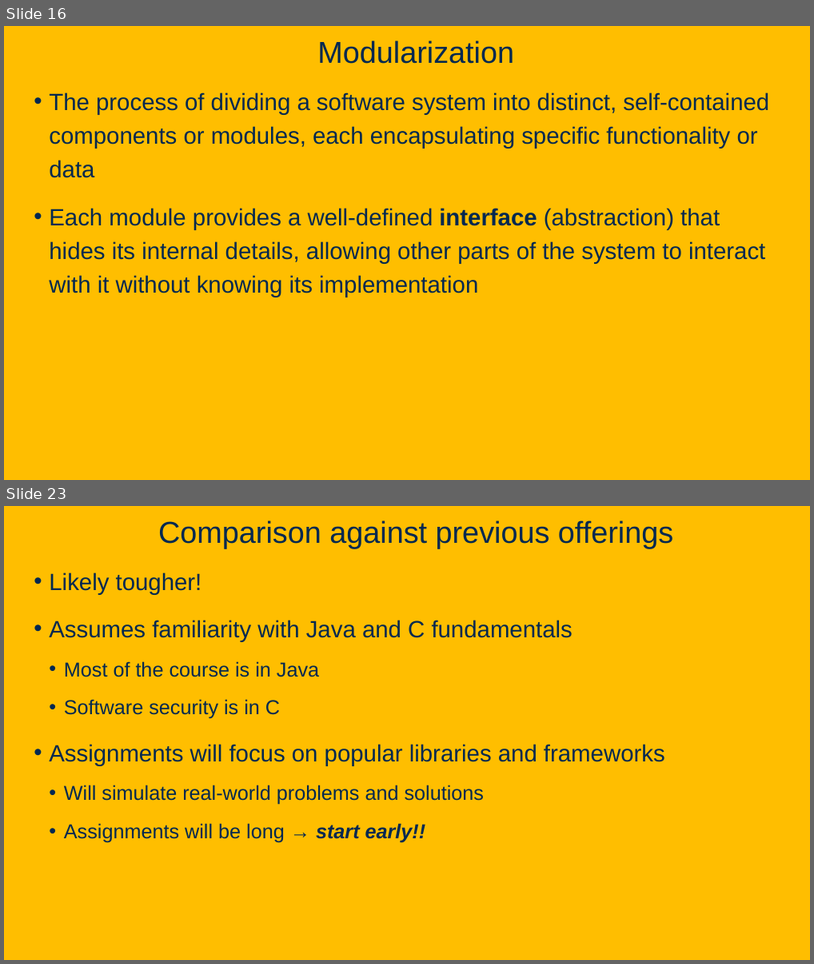
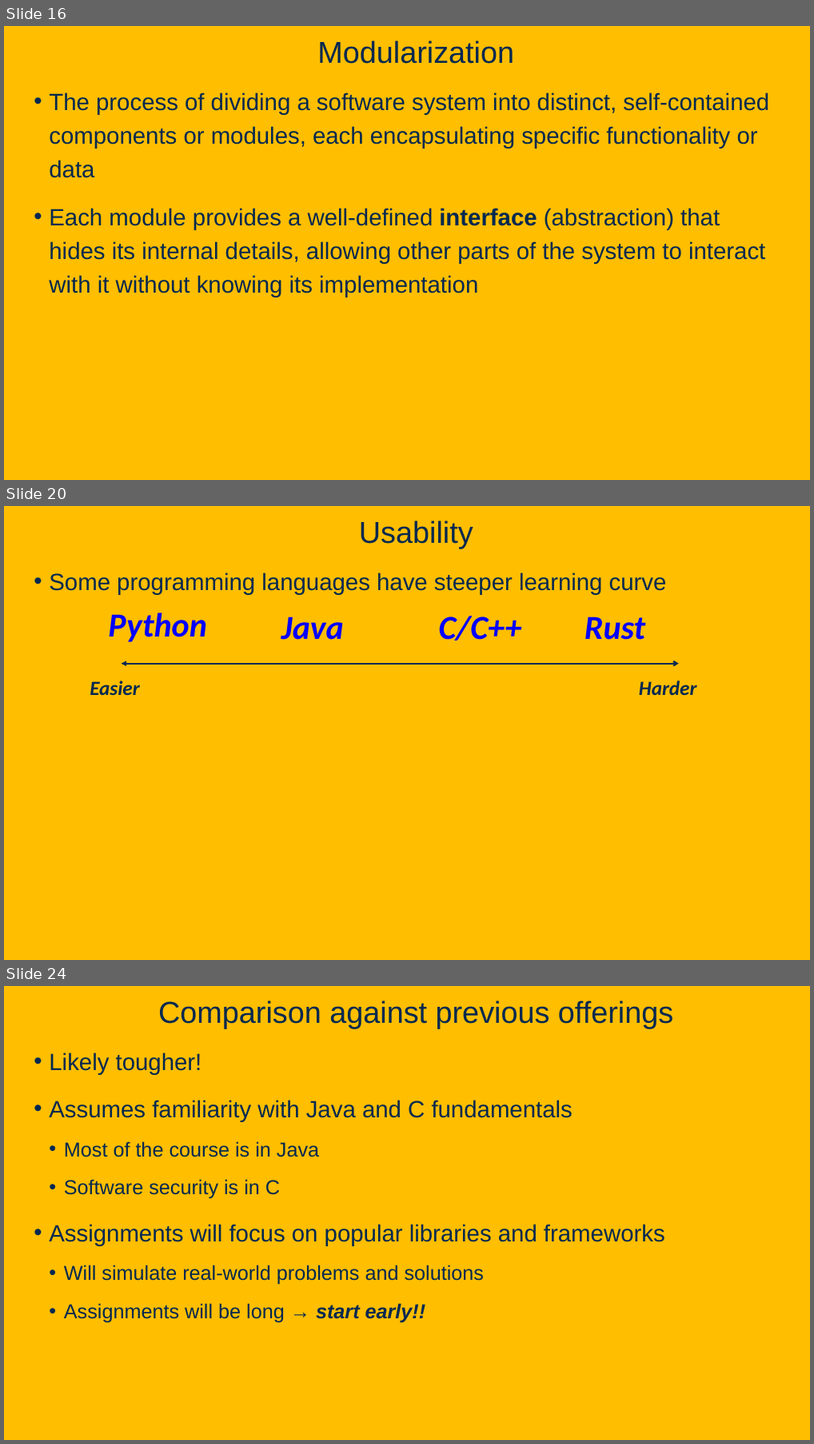
Before and after one commit to davsec-teaching/ECS160-Winter2025, a slide deck: slides/1_logistics_and_course_introduction.pptx. Shown one above the other, each under a label of ours: slides 16 and 23 before the commit, slides 16, 20 and 24 after it; the slides between them are not shown. The pictures are 814x964 and 814x1444 pixels, drawn with LibreOffice and Linux fonts; fonts in the diff are those of the drawing; background and template pictures are left out. Boxes give left, top, right and bottom in pixels: in the first picture for what was removed or moved away, otherwise in the second. Text is boxed around its words. In the diff, an @@ line names an element or a change of style, - is before the commit and + after.

```diff
--- a/slides/1_logistics_and_course_introduction.pptx
+++ b/slides/1_logistics_and_course_introduction.pptx
@@ slide 20 added at bbox=[4, 506, 810, 960], background picture (left out) @@
@@ title added at bbox=[359, 520, 474, 548], 36 pt, text #022850 @@
+Usability
@@ text added at bbox=[49, 572, 667, 595], 28 pt, text #022850 @@
+• Some programming languages have steeper learning curve
@@ text added at bbox=[108, 612, 206, 642], 40 pt, text #0000FF, bold, italic @@
+Python
@@ group added at bbox=[90, 616, 698, 696]: 5 texts, 1 double arrow @@
+Harder
+Easier
+Rust
+Java
+C/C++
@@ what was slide 23 is now slide 24 @@
```
Also in this commit, not shown: 10 slides changed.
